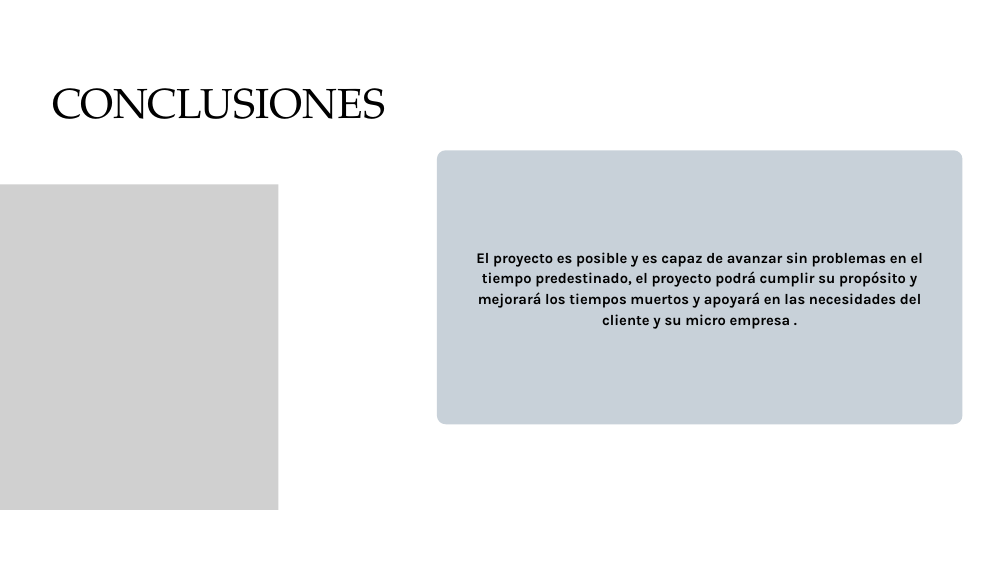
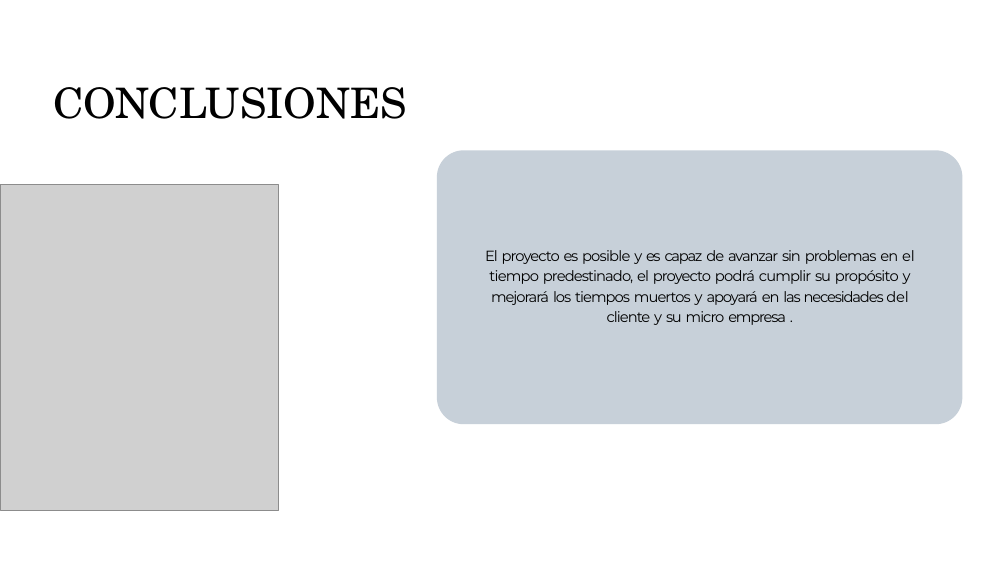
Before and after one commit to mpdp40/Proyecto_Optimisacion_MANANI-, a slide deck: slide 18 of fase 1/Evidencias_Grupales/Presentacíon Proyecto.pptx. Drawn at 1008x567 pixels with LibreOffice and Linux fonts; fonts in the diff are those of the drawing; grey boxes stand for pictures. Boxes give left, top, right and bottom in pixels: in the first picture for what was removed or moved away, otherwise in the second. Text is boxed around its words. In the diff, an @@ line names an element or a change of style, - is before the commit and + after.

```diff
--- a/fase 1/Evidencias_Grupales/Presentacíon Proyecto.pptx
+++ b/fase 1/Evidencias_Grupales/Presentacíon Proyecto.pptx
@@ title "CONCLUSIONES" at [53, 87, 407, 119]: font TeX Gyre Pagella to TeX Gyre Schola, letter spacing 0 to -0.1 pt; line spacing 63pt to 1; more space between paragraphs @@
@@ freeform shape at [437, 150, 963, 424]: fill #C8D1D9 to #C7D0D9; outline redrawn @@
@@ text "El proyecto es posible y ...": place and size @@
-text "El proyecto es posible y ..." at [476, 252, 923, 329]
+text "El proyecto es posible y ..." at [485, 250, 915, 325]
@@ text "El proyecto es posible y ..." at [485, 250, 915, 325]: font Karla to Montserrat, bold off; letter spacing 0 to -1.5 pt in "El mejorará"; letter spacing 0 to -1.3 pt in "proyecto problemas predestinado, proyecto"; letter spacing 0 to -2.1 pt in "es es"; letter spacing 0 to -1.1 pt in "posible tiempo podrá propósito"; letter spacing 0 to -0.8 pt in "y y y"; letter spacing 0 to -1.9 pt in "capaz"; letter spacing 0 to -1.2 pt in "de el cumplir"; letter spacing 0 to -1.6 pt in "avanzar sin apoyará necesidades"; letter spacing 0 to -1.4 pt in "en los tiempos muertos en cliente micro"; letter spacing 0 to -0.2 pt in "el del"; letter spacing 0 to -1.8 pt in "su las su"; letter spacing 0 to -0.5 pt in "y ."; letter spacing 0 to -1.7 pt in "empresa"; indent changed; line spacing 29.4pt to 1.16; more space between paragraphs @@
```
Also in this commit, not shown: 19 other slides changed.
